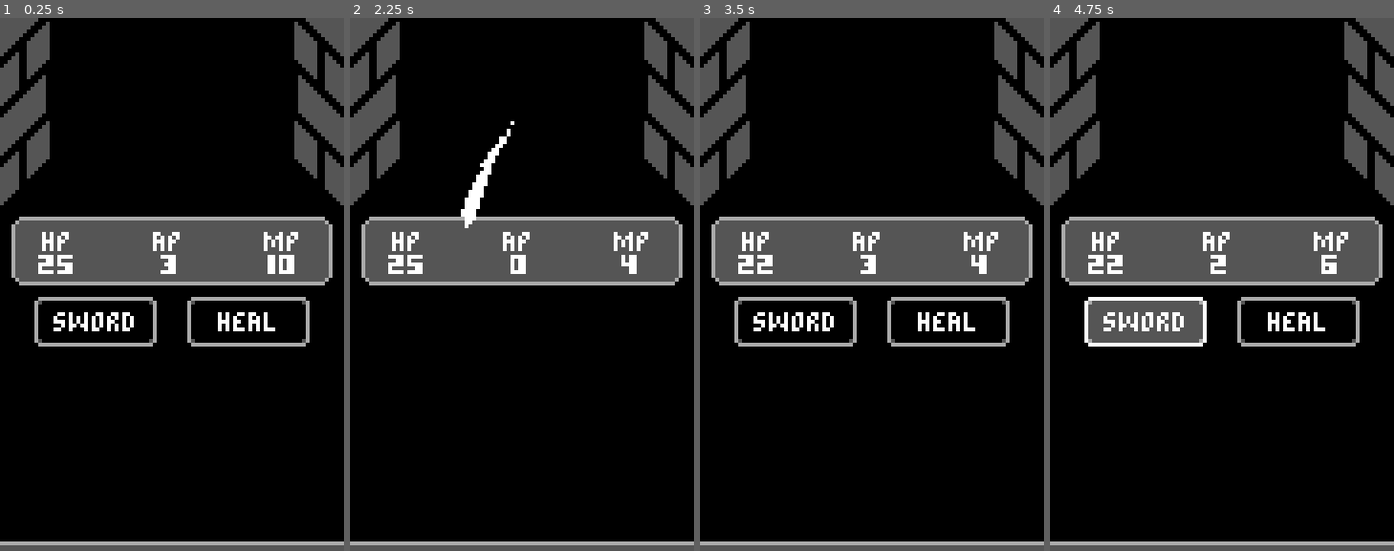
Above: before the commit, frames 1-4 (left to right).
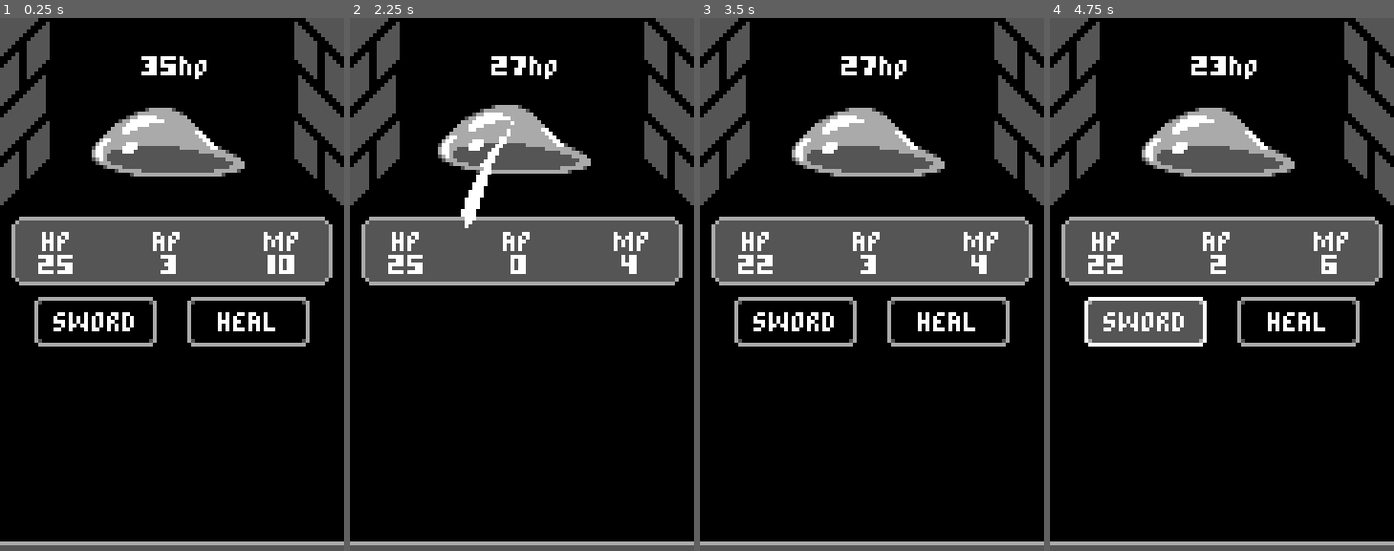
Above: after the commit, the same moments.

Repository: woliveira82/godot-mobile-rpg
Game: Godot game, scene res://game/Battle.tscn
Two runs of this game, one before a commit and one after it. Both use one fixed random seed, a clock stepped at 60 frames per second and the inputs below.
Inputs:
- Up to frame 1 (0.25 s): no input
- Up to frame 2 (2.25 s): click "SWORD" at 0.5 s; click "HEAL" at 1.25 s; click "SWORD" at 2 s
- Up to frame 3 (3.5 s): no input
- Up to frame 4 (4.75 s): click "HEAL" at 3.5 s; click "SWORD" at 4.25 s

The runs differ from the first frame. In frame 1, 4.3% of the frame differs, in the area x 26-72%, y 7-30%; in frame 2, 4.1%; in frame 3, 4.3%; in frame 4, 4.3%.

Commit message:
fix: access null enemy after yield

Diff:
--- a/game/Battle.gd
+++ b/game/Battle.gd
@@ -2,17 +2,26 @@
 
 const BattleUnits = preload("res://game/BattleUnits.tres")
 
+export(Array, PackedScene) var enemies = []
+
 onready var battle_action_buttons = $UI/BattleActionButtons
+onready var next_room_button = $UI/CenterContainer/NextRoomButton
+onready var animation_player = $AnimationPlayer
+onready var enemy_position = $Position2D
 
 
 func _ready():
+	randomize()
 	start_player_turn()
+	var enemy = BattleUnits.Enemy
+	if enemy != null:
+		enemy.connect("died", self, "_on_Enemy_died")
 
 
 func start_enemy_turn():
 	battle_action_buttons.hide()
 	var enemy = BattleUnits.Enemy
-	if enemy != null:
+	if enemy != null and not enemy.is_queued_for_deletion():
 		enemy.attack()
 		yield(enemy, "end_turn")
 
@@ -25,8 +34,27 @@
 
 
 func _on_Enemy_died():
+	next_room_button.show()
 	battle_action_buttons.hide()
 
 
 func _on_PlayerStatus_end_turn():
 	start_enemy_turn()
+
+
+func _on_NextRoomButton_pressed():
+	next_room_button.hide()
+	animation_player.play("FadeToNewRoom")
+	yield(animation_player, "animation_finished")
+	battle_action_buttons.show()
+	var player = BattleUnits.Player
+	player.ap = player.max_ap
+	_create_a_new_enemy()
+
+
+func _create_a_new_enemy():
+	enemies.shuffle()
+	var Enemy = enemies.front()
+	var enemy = Enemy.instance()
+	enemy_position.add_child(enemy)
+	enemy.connect("died", self, "_on_Enemy_died")
--- a/game/Battle.tscn
+++ b/game/Battle.tscn
@@ -9,9 +9,43 @@
 [ext_resource path="res://themes/DefaultTheme.tres" type="Theme" id=7]
 [ext_resource path="res://game/ui/SwordActionButton.tscn" type="PackedScene" id=8]
 [ext_resource path="res://game/ui/HealActionButton.tscn" type="PackedScene" id=9]
+[ext_resource path="res://game/Rat.tscn" type="PackedScene" id=10]
+
+[sub_resource type="Animation" id=1]
+resource_name = "FadeToNewRoom"
+length = 0.5
+step = 0.05
+tracks/0/type = "value"
+tracks/0/path = NodePath("Fade:modulate")
+tracks/0/interp = 2
+tracks/0/loop_wrap = true
+tracks/0/imported = false
+tracks/0/enabled = true
+tracks/0/keys = {
+"times": PoolRealArray( 0, 0.35, 0.5 ),
+"transitions": PoolRealArray( 1, 1, 1 ),
+"update": 0,
+"values": [ Color( 1, 1, 1, 0 ), Color( 1, 1, 1, 1 ), Color( 1, 1, 1, 0 ) ]
+}
+
+[sub_resource type="Animation" id=2]
+length = 0.001
+tracks/0/type = "value"
+tracks/0/path = NodePath("Fade:modulate")
+tracks/0/interp = 1
+tracks/0/loop_wrap = true
+tracks/0/imported = false
+tracks/0/enabled = true
+tracks/0/keys = {
+"times": PoolRealArray( 0 ),
+"transitions": PoolRealArray( 1 ),
+"update": 0,
+"values": [ Color( 1, 1, 1, 0 ) ]
+}
 
 [node name="Battle" type="Node"]
 script = ExtResource( 4 )
+enemies = [ ExtResource( 10 ), ExtResource( 2 ) ]
 
 [node name="PlayerStatus" type="Node" parent="."]
 script = ExtResource( 6 )
@@ -21,7 +55,6 @@
 texture = ExtResource( 3 )
 
 [node name="Position2D" type="Position2D" parent="."]
-visible = false
 position = Vector2( 45, 32 )
 
 [node name="Slime" parent="Position2D" instance=ExtResource( 2 )]
@@ -107,7 +140,33 @@
 margin_left = 40.0
 margin_right = 72.0
 
+[node name="CenterContainer" type="CenterContainer" parent="UI"]
+anchor_right = 0.989
+margin_right = 0.0108795
+margin_bottom = 52.0
+
+[node name="NextRoomButton" type="Button" parent="UI/CenterContainer"]
+visible = false
+margin_left = 10.0
+margin_top = 19.0
+margin_right = 80.0
+margin_bottom = 32.0
+rect_min_size = Vector2( 70, 13 )
+text = "ENTER NEXT ROOM"
+
+[node name="Fade" type="ColorRect" parent="."]
+modulate = Color( 1, 1, 1, 0 )
+anchor_right = 1.0
+anchor_bottom = 1.0
+mouse_filter = 2
+color = Color( 0, 0, 0, 1 )
+
+[node name="AnimationPlayer" type="AnimationPlayer" parent="."]
+anims/FadeToNewRoom = SubResource( 1 )
+anims/RESET = SubResource( 2 )
+
 [connection signal="ap_changed" from="PlayerStatus" to="UI/StatsPanel" method="_on_PlayerStatus_ap_changed"]
 [connection signal="end_turn" from="PlayerStatus" to="." method="_on_PlayerStatus_end_turn"]
 [connection signal="hp_changed" from="PlayerStatus" to="UI/StatsPanel" method="_on_PlayerStatus_hp_changed"]
 [connection signal="mp_changed" from="PlayerStatus" to="UI/StatsPanel" method="_on_PlayerStatus_mp_changed"]
+[connection signal="pressed" from="UI/CenterContainer/NextRoomButton" to="." method="_on_NextRoomButton_pressed"]
Not shown: 1 places in game/Battle.tscn that only renumber resources
